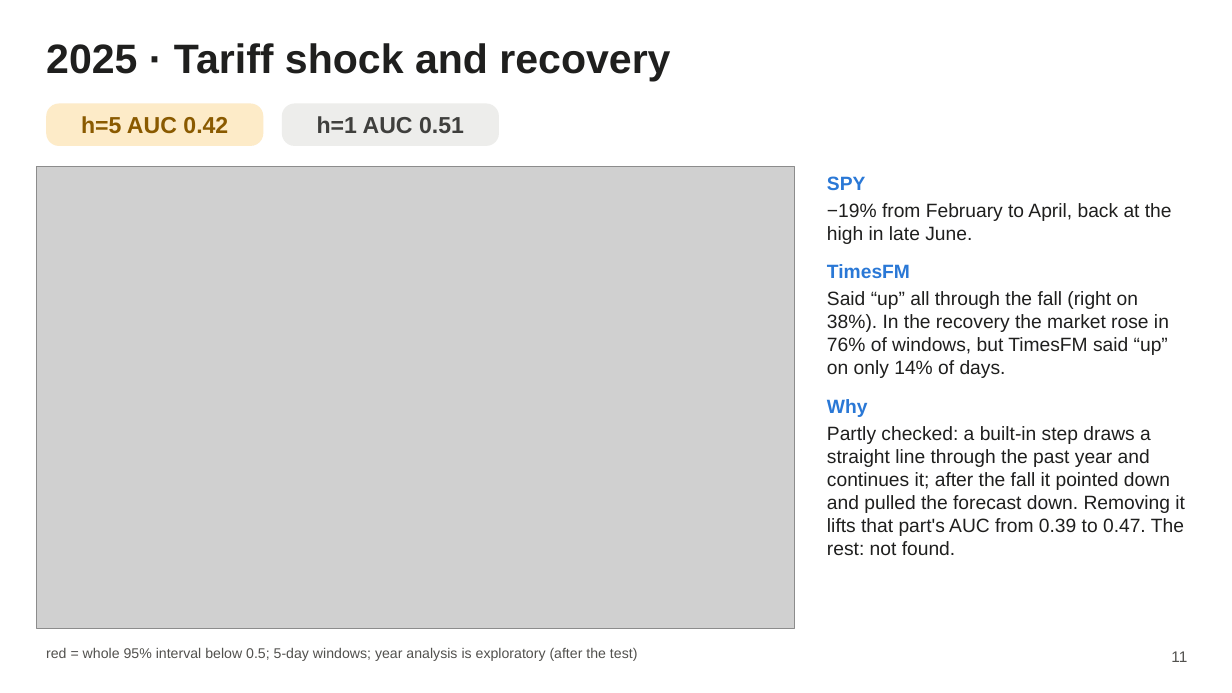
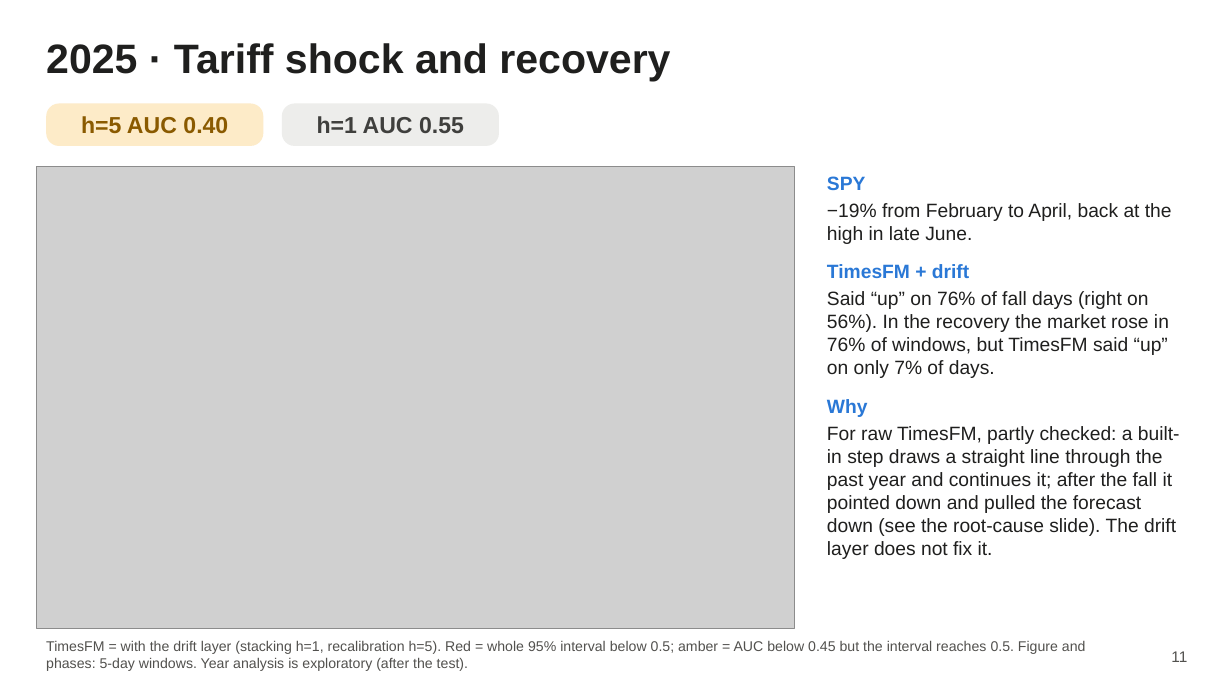
Before and after one commit to AmauryJayr/Predicting-SP500, a slide deck: slide 11 of timesfm3_experiment/slides/timesfm3_slides.pptx. Drawn at 1232x693 pixels with LibreOffice and Linux fonts; fonts in the diff are those of the drawing; grey boxes stand for pictures. Boxes give left, top, right and bottom in pixels: in the first picture for what was removed or moved away, otherwise in the second. Text is boxed around its words. In the diff, an @@ line names an element or a change of style, - is before the commit and + after.

Commit message:
TimesFM-3 slides: drift layer results throughout, new analysis slides
Results and year slides now use TimesFM + drift layer (stacking for h=1,
recalibration for h=5, picked on 2015-2018). Adds the how-it-was-built,
root-cause, drift and VIX slides; removes a stray LibreOffice lock file.

```diff
--- a/timesfm3_experiment/slides/timesfm3_slides.pptx
+++ b/timesfm3_experiment/slides/timesfm3_slides.pptx
@@ text in rounded rectangle at (81,116,228,133): text changed @@
-h=5 AUC 0.42
+h=5 AUC 0.40
@@ text in rounded rectangle at (317,116,464,133): text changed @@
-h=1 AUC 0.51
+h=1 AUC 0.55
@@ text at (827,264,1169,378): text changed @@
-TimesFM
-Said “up” all through the fall (right on 38%). In the recovery the market rose in 76% of windows, but TimesFM said “up” on only 14% of days.
+TimesFM + drift
+Said “up” on 76% of fall days (right on 56%). In the recovery the market rose in 76% of windows, but TimesFM said “up” on only 7% of days.
@@ text at (827,426,1180,559): text changed @@
-Partly checked: a built-in step draws a straight line through the past year and continues it; after the fall it pointed down and pulled the forecast down. Removing it lifts that part's AUC from 0.39 to 0.47. The rest: not found.
+For raw TimesFM, partly checked: a built-in step draws a straight line through the past year and continues it; after the fall it pointed down and pulled the forecast down (see the root-cause slide). The drift layer does not fix it.
@@ text at (46,641,1086,671): text changed @@
-red = whole 95% interval below 0.5; 5-day windows; year analysis is exploratory (after the test)
+TimesFM = with the drift layer (stacking h=1, recalibration h=5). Red = whole 95% interval below 0.5; amber = AUC below 0.45 but the interval reaches 0.5. Figure and phases: 5-day windows. Year analysis is exploratory (after the test).
```
Also in this commit, not shown: 11 other slides changed, 1 slide added, 20 other files.
